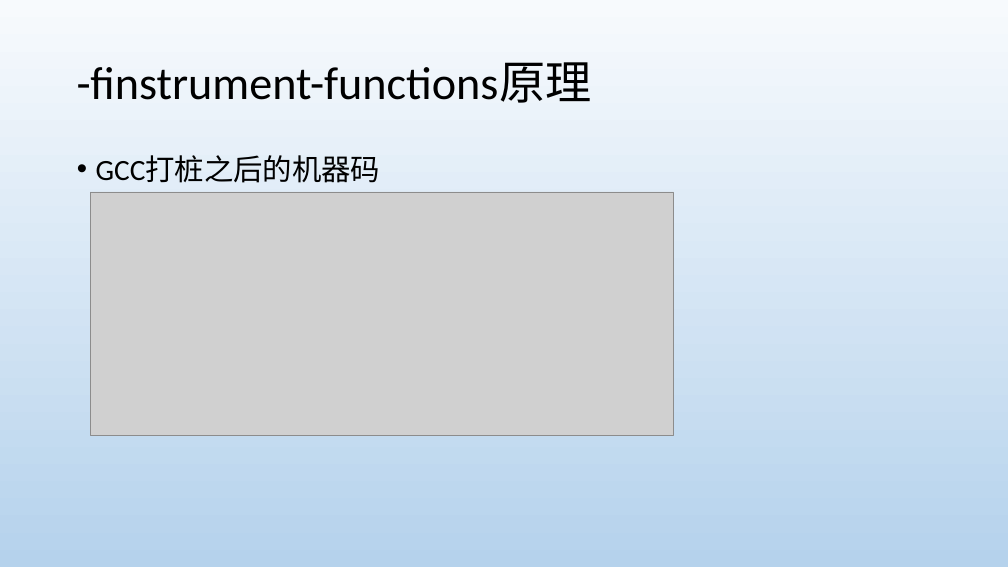
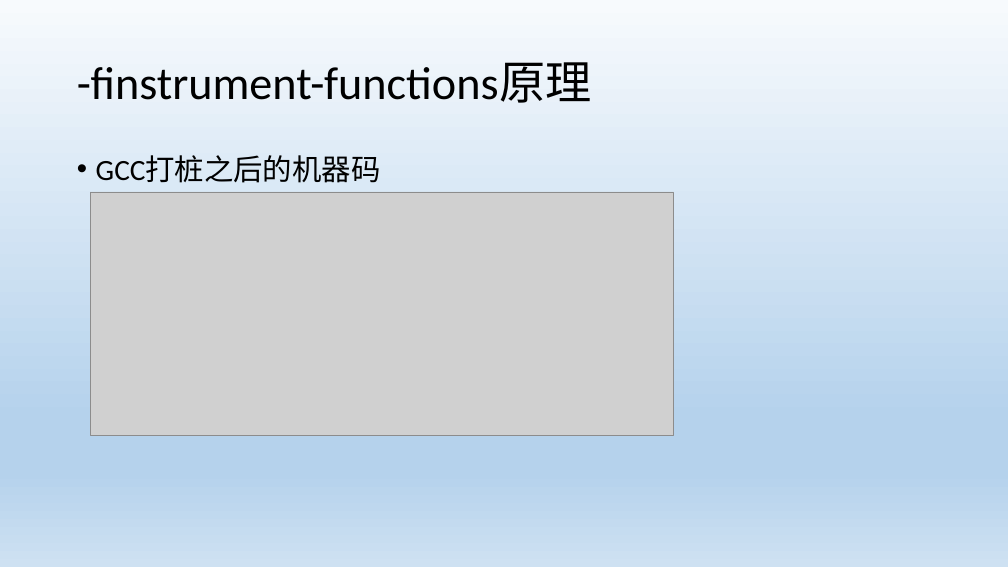
Before and after one commit to guanzhongdaoke/server-profiler, a slide deck: slide 15 of 简易服务器性能统计分析.pptx. Drawn at 1008x567 pixels with LibreOffice and Linux fonts; fonts in the diff are those of the drawing; grey boxes stand for pictures. Boxes give left, top, right and bottom in pixels: in the first picture for what was removed or moved away, otherwise in the second. Text is boxed around its words. In the diff, an @@ line names an element or a change of style, - is before the commit and + after.

```diff
--- a/简易服务器性能统计分析.pptx
+++ b/简易服务器性能统计分析.pptx
@@ background gradient #F7FAFD to #B5D2EC to gradient #F7FAFD to #B5D2EC to #CEE1F2 @@
```
Also in this commit, not shown: 20 other slides changed.
